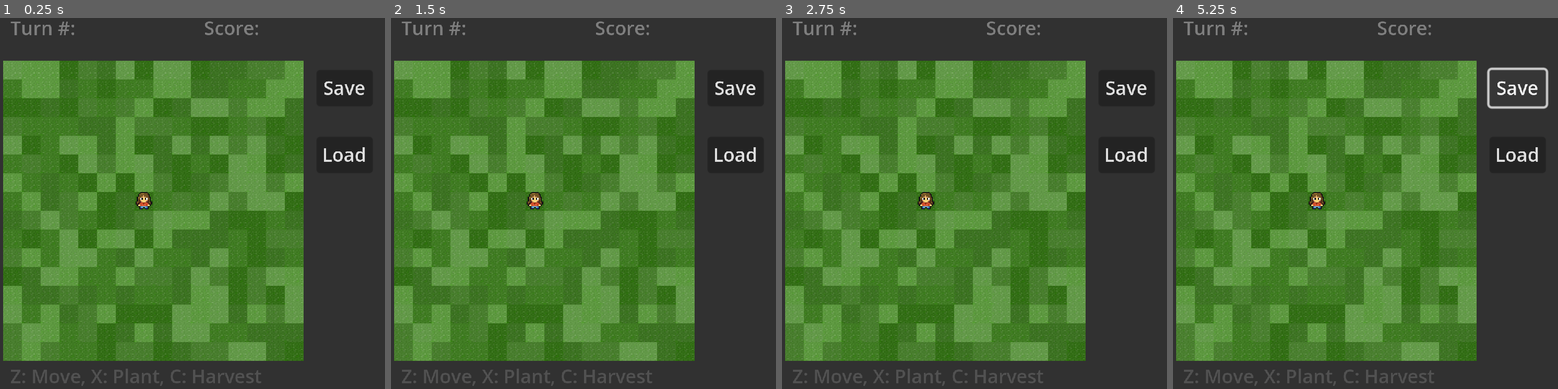
Above: before the commit, frames 1-4 (left to right).
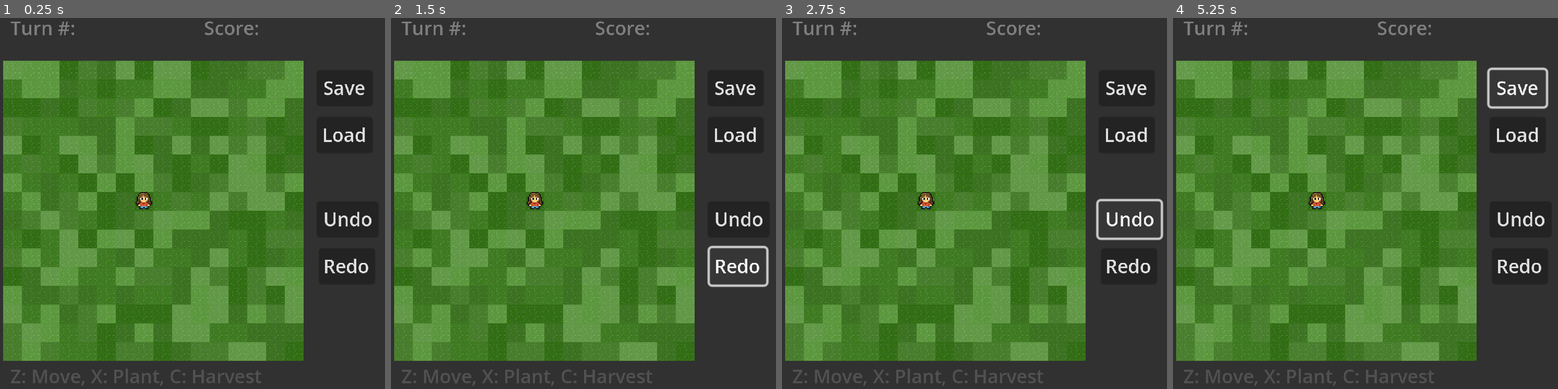
Above: after the commit, the same moments.

Repository: timpt0261/CMPM-121-F0-Proto
Game: Godot game, scene res://scene/main.tscn
Same seed, same stepped clock (60 frames per second), same inputs: the game is played once before the commit and once after it.
Inputs (mouse positions are in pixels of both pictures, inside the frame that each line leads up to):
- Up to frame 1 (0.25 s): no input
- Up to frame 2 (1.5 s): click (737, 218) at 0.5 s, where only the run after the commit has a clickable "Undo"; click (737, 266) at 1.25 s, where only the run after the commit has a clickable "Redo"
- Up to frame 3 (2.75 s): click (1128, 218) at 2 s, where only the run after the commit has a clickable "Undo"
- Up to frame 4 (5.25 s): click (1519, 266) at 2.75 s, where only the run after the commit has a clickable "Redo"; click (1519, 218) at 3.5 s, where only the run after the commit has a clickable "Undo"; click (1519, 266) at 4.25 s, where only the run after the commit has a clickable "Redo"; click "Save" at 5 s

The runs differ from the first frame. In frame 1, 0.7% of the frame differs, in the area x 84-97%, y 29-69%; in frame 2, 1.2%; in frame 3, 1.2%, in the area x 81-100%, y 29-69%; in frame 4, 0.7%.
Error after the commit: Invalid call. Nonexistent function 'duplicate' in base 'Nil'. (res://script/game_state_manager.gd:93)

Commit message:
Added undo and redo buttons

Diff:
--- a/scene/main.tscn
+++ b/scene/main.tscn
@@ -109,13 +109,46 @@
 anchor_right = 1.95751
 anchor_bottom = 1.0742
 offset_left = 230.015
-offset_top = 308.863
+offset_top = 291.862
 offset_right = -243.89
-offset_bottom = -180.0
+offset_bottom = -196.999
 grow_horizontal = 2
 grow_vertical = 2
 text = "Load
 "
+clip_text = true
+
+[node name="undo" type="Button" parent="game_state_manager/UI"]
+layout_mode = 1
+anchors_preset = -1
+anchor_left = 0.126263
+anchor_top = -0.762767
+anchor_right = 1.95751
+anchor_bottom = 1.0742
+offset_left = 230.015
+offset_top = 363.863
+offset_right = -238.89
+offset_bottom = -124.999
+grow_horizontal = 2
+grow_vertical = 2
+text = "Undo"
+clip_text = true
+metadata/save = false
+
+[node name="redo" type="Button" parent="game_state_manager/UI"]
+layout_mode = 1
+anchors_preset = -1
+anchor_left = 0.126263
+anchor_top = -0.762767
+anchor_right = 1.95751
+anchor_bottom = 1.0742
+offset_left = 232.088
+offset_top = 403.621
+offset_right = -241.817
+offset_bottom = -85.2406
+grow_horizontal = 2
+grow_vertical = 2
+text = "Redo"
 clip_text = true
 
 [node name="TerrainMap" type="TileMap" parent="game_state_manager"]
--- a/script/game_state_array.gd
+++ b/script/game_state_array.gd
@@ -17,6 +17,9 @@
 
 func clear():
 	byte_array.clear()
+
+func duplicate():
+	return byte_array.duplicate()
 
 func set_byte_array(new_byte_array: PackedByteArray):
 	byte_array = new_byte_array
--- a/script/game_state_manager.gd
+++ b/script/game_state_manager.gd
@@ -8,6 +8,15 @@
 @onready var score_count = $"../Labels/ScoreCount";
 @onready var MASTER_GRID_SIZE = terrain_map.MASTER_GRID_SIZE;
 
+#buttons
+@onready var save:Button = $"UI/save";
+@onready var load:Button = $"UI/load";
+@onready var undo:Button = $"UI/undo";
+@onready var redo:Button =$"UI/redo";
+
+var game_state_stacks: Array[game_state_array] = [];
+var current_snapshot_index: int = -1;
+
 var game_state_byte_array: game_state_array
 
 var auto_save_length:int = 5;
@@ -15,7 +24,8 @@
 var is_playing: bool = false;
 
 func _ready():
-	pass
+	create_snapshot()
+
 
 func game_state_to_array():
 	#player_pos first 12 bytes
@@ -61,6 +71,7 @@
 
 
 func do_save():
+	create_snapshot()
 	game_state_to_array()
 	# Save the PackedByteArray to a file
 	var file = FileAccess.open("res://saved_data/game_save.dat", FileAccess.WRITE);
@@ -77,6 +88,11 @@
 		update_game_state()
 	else:
 		printerr("Save Not Found");
+
+func create_snapshot():
+	var snapshot = game_state_byte_array.duplicate();
+	game_state_stacks.append(snapshot);
+	current_snapshot_index = game_state_stacks.size() -1;
 
 func update_game_state():
 	# Update the terrain, plants, player, and other game state elements
@@ -109,3 +125,17 @@
 	if(time_passed > (auto_save_length * 60)):
 		do_save();
 		autosave_start = Time.get_unix_time_from_system();
+
+
+func do_undo():
+	# Should change the the current byte array to last one in stack
+	if(current_snapshot_index > 0 ):
+		current_snapshot_index -= 1
+		game_state_byte_array = game_state_stacks[current_snapshot_index];
+		update_game_state();
+
+func do_redo():
+	if current_snapshot_index < game_state_stacks.size() - 1:
+		current_snapshot_index += 1
+		game_state_byte_array = game_state_stacks[current_snapshot_index].duplicate()
+		update_game_state()
